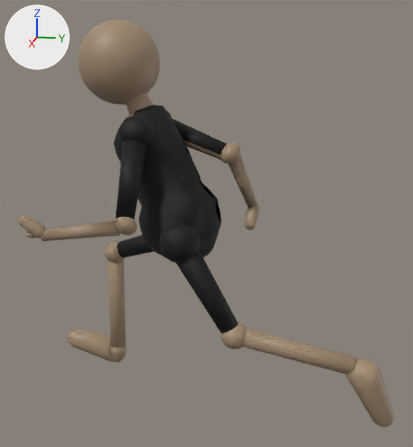
The glTF model Game/Exports/Dev/Dev.glb: old version first, new version second.
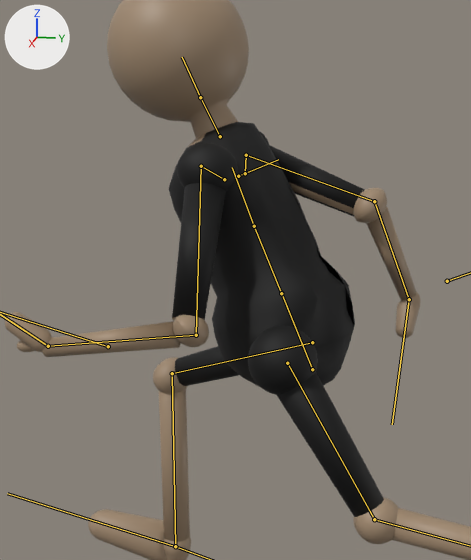
There are two pictures of each version: one whole from a 50 mm camera at (14.32, 2.22, 10.9) aimed at (0.79, -0.49, 7.52), one close up on the part from 4% to 70% of the width and 8% to 80% of the height. Arrows for +X, +Y and +Z are at upper left; the lights stay in place. Both versions are drawn at frame 11 of the action 'ArmatureAction'; the numbers are the values there. The bones that bend it are drawn over the model as lines in the close-ups.
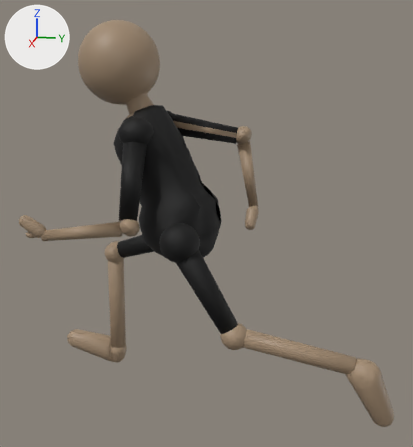
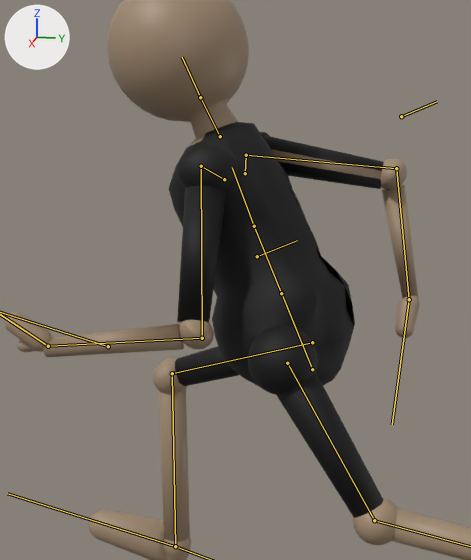
Changed parts and their boxes [x1, y1, x2, y2] in the close-ups (471 x 560 px):
'Sphere', posed
    both: [5, 0, 471, 560]
bone 'arm1.R', root to tip
    before: (201, 166) to (196, 335)
    after: (201, 166) to (202, 338)
bone 'arm1.L', root to tip
    before: (246, 155) to (374, 201)
    after: (246, 155) to (396, 168)

The change, as a diff of the scene's bpy script:
```diff
--- a/Game/Exports/Dev/Dev.glb.py
+++ b/Game/Exports/Dev/Dev.glb.py
@@ bone_arm1_r @@
 bone_arm1_r = bpy.data.objects['Armature'].pose.bones['arm1.R']  # child of 'shoulder.R'
-bone_arm1_r.rotation_quaternion = (0.846, 0.155, -0.011, -0.51)  # degrees (16, 8, -61)
+bone_arm1_r.rotation_quaternion = (0.804, 0.127, -0.075, -0.576)  # degrees (17, 1, -71)
@@ bone_hand_r @@
 bone_hand_r = bpy.data.objects['Armature'].pose.bones['hand.R']  # child of 'arm.R'
-bone_hand_r.rotation_quaternion = (0.391, -0.141, 0.834, 0.363)  # degrees (-49, 131, -4)
+bone_hand_r.rotation_quaternion = (0.352, -0.048, 0.863, 0.359)  # degrees (-50, 140, -13)
@@ bone_arm1_l @@
 bone_arm1_l = bpy.data.objects['Armature'].pose.bones['arm1.L']  # child of 'shoulder.L'
-bone_arm1_l.rotation_quaternion = (0.61, -0.509, -0.148, 0.589)  # degrees (-61, 25, 73)
+bone_arm1_l.rotation_quaternion = (0.62, -0.259, -0.499, 0.547)  # degrees (-67, -20, 96)
@@ bone_hand_l @@
 bone_hand_l = bpy.data.objects['Armature'].pose.bones['hand.L']  # child of 'arm.L'
-bone_hand_l.rotation_quaternion = (0.675, -0.365, 0.44, 0.466)  # degrees (-13, 69, 60)
+bone_hand_l.rotation_quaternion = (0.56, -0.108, 0.746, 0.345)  # degrees (-71, 115, -33)
```
